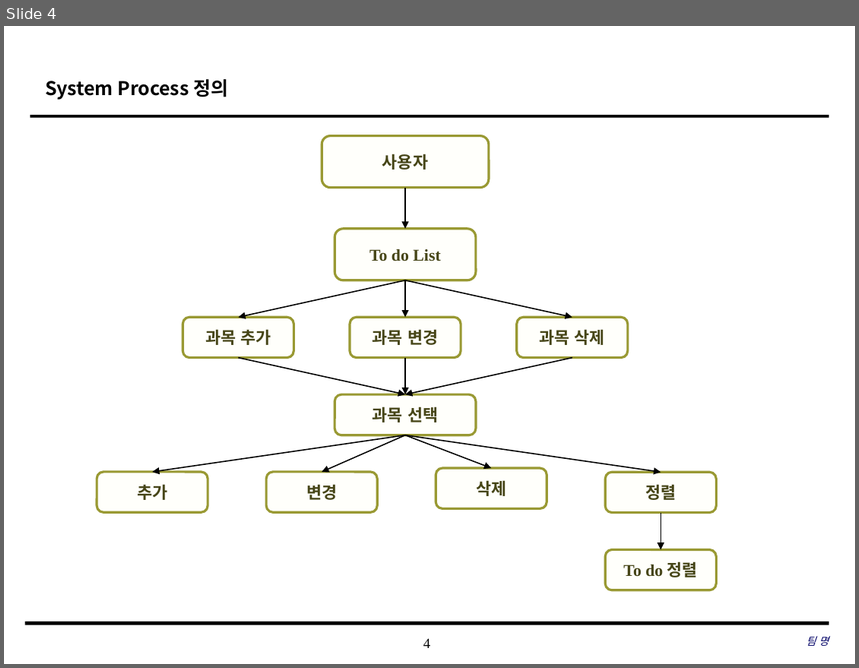
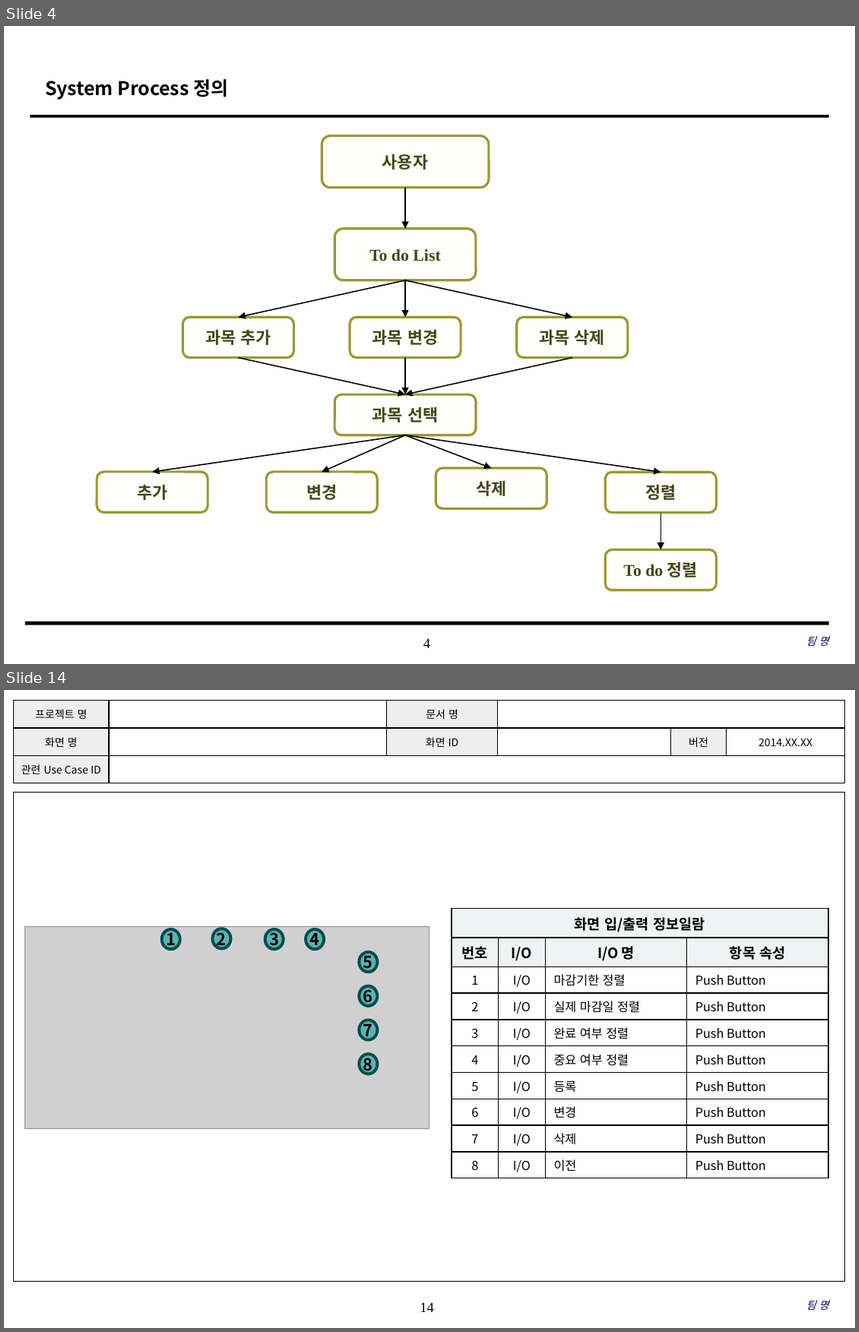
Before and after one commit to SE-admin/7, a slide deck: doc/3_ 설계서/UI Design Template.pptx. Shown one above the other, each under a label of ours: slide 4 before the commit, slides 4 and 14 after it; the slides between them are not shown. The pictures are 859x668 and 859x1332 pixels, drawn with LibreOffice and Linux fonts; fonts in the diff are those of the drawing; grey boxes stand for pictures; background and template pictures are left out. Boxes give left, top, right and bottom in pixels: in the first picture for what was removed or moved away, otherwise in the second. Text is boxed around its words. In the diff, an @@ line names an element or a change of style, - is before the commit and + after.

```diff
--- a/doc/3_ 설계서/UI Design Template.pptx
+++ b/doc/3_ 설계서/UI Design Template.pptx
@@ slide 14 added at [4,690,855,1328], background #FFFFFF; not listed: 1 template element that a slide beside it also shows @@
@@ table added at [13,700,844,783], 3 rows, 6 columns @@
+프로젝트 명 |  | 문서 명 |  |  | 
+화면 명 |  | 화면 ID |  | 버전 | 2014.XX.XX
+관련 Use Case ID |  |  |  |  | 
@@ rectangle added at [13,792,845,1281], outline #000000 0.75 pt @@
@@ table added at [452,909,828,1176], 10 rows, 4 columns @@
+화면 입/출력 정보일람 |  |  | 
+번호 | I/O | I/O 명 | 항목 속성
+1 | I/O | 마감기한 정렬 | Push Button
+2 | I/O | 실제 마감일 정렬 | Push Button
+3 | I/O | 완료 여부 정렬 | Push Button
+4 | I/O | 중요 여부 정렬 | Push Button
+5 | I/O | 등록 | Push Button
+6 | I/O | 변경 | Push Button
+7 | I/O | 삭제 | Push Button
+8 | I/O | 이전 | Push Button
@@ picture added at [25,926,430,1129] @@
@@ ellipse added at [161,929,180,948], fill #009999 at 55% opacity, outline #004C4C 2.5 pt, 14 pt, text #000000, bold @@
+1
@@ ellipse added at [212,929,231,948], fill #009999 at 55% opacity, outline #004C4C 2.5 pt, 14 pt, text #000000, bold @@
+2
@@ ellipse added at [265,929,284,948], fill #009999 at 55% opacity, outline #004C4C 2.5 pt, 14 pt, text #000000, bold @@
+3
@@ ellipse added at [305,929,324,948], fill #009999 at 55% opacity, outline #004C4C 2.5 pt, 14 pt, text #000000, bold @@
+4
@@ ellipse added at [359,952,378,972], fill #009999 at 55% opacity, outline #004C4C 2.5 pt, 14 pt, text #000000, bold @@
+5
@@ ellipse added at [359,986,378,1006], fill #009999 at 55% opacity, outline #004C4C 2.5 pt, 14 pt, text #000000, bold @@
+6
@@ ellipse added at [359,1021,378,1040], fill #009999 at 55% opacity, outline #004C4C 2.5 pt, 14 pt, text #000000, bold @@
+7
@@ ellipse added at [359,1054,378,1074], fill #009999 at 55% opacity, outline #004C4C 2.5 pt, 14 pt, text #000000, bold @@
+8
@@ text added at [807,1301,829,1310], 9 pt, text #000066, italic @@
+팀 명
```
Also in this commit, not shown: 2 slides changed, 12 other slides added, 1 slide removed.
